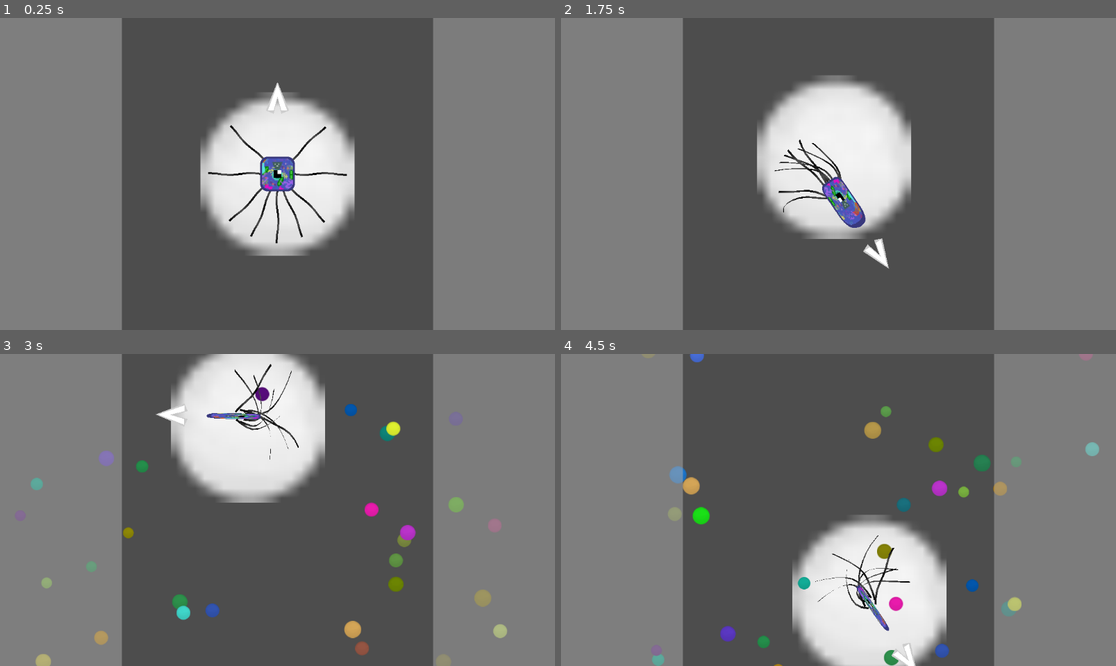
Above: before the commit, frames 1-4 (two rows, left to right).
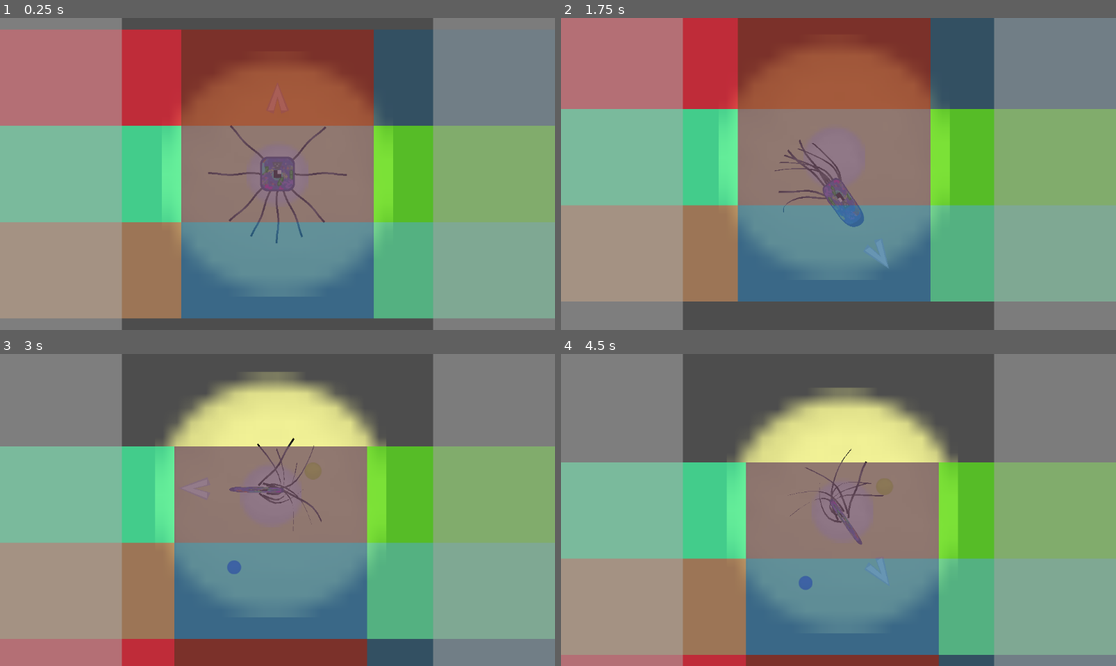
Above: after the commit, the same moments.

Repository: LiamFricker/blob-project
Game: Godot game, scene res://Stages/cell.tscn
The game is run twice, just before and just after one commit, with the same random seed, the same clock (stepped at 60 frames per second) and the same inputs.
Inputs:
- Up to frame 1 (0.25 s): no input
- Up to frame 2 (1.75 s): tap Enter (ui_accept) at 0.5, 0.77, 1.52 s; hold D (Right) 0.53-1.28 s; hold Z (Charge) 0.53-1.28 s; hold Down (Down) from 1.28 s (still down); tap C (Special) at 1.35 s
- Up to frame 3 (3 s): release Down (Down) at 2.03 s; hold D (Right) 2.03-2.78 s; hold Z (Charge) 2.03-2.78 s; hold Up (Up) from 2.78 s (still down); tap C (Special) at 2.85 s
- Up to frame 4 (4.5 s): tap Enter (ui_accept) at 3.02, 3.77 s; release Up (Up) at 3.53 s; hold Z (Charge) 3.53-4.28 s; hold Left (Left) from 3.53 s (still down); tap C (Special) at 4.35 s

The runs differ from the first frame. In frame 1, 85% of the frame differs, in the area x 0-100%, y 3-97%; in frame 2, 84%; in frame 3, 77%; in frame 4, 71%.

Commit message:
Fixed most of border stuff which is cool

Diff:
--- a/Blob/blob_swim.gd
+++ b/Blob/blob_swim.gd
@@ -9,14 +9,14 @@
 	JAVELIN,
 	SHROOM
 }
+var camReference
 
 var tween #basic all purpose tween for stretches
 var tween2 #tween for glimmer
 var tween3 #tween for ripple amp UNUSED USE IT FOR SOMETHING ELSE
-
-const ZONE_WIDTH = [1,1,1,1,1,1,1] #Width of each zone
-const ZONE_HEIGHT = [1,1,1,1,1,1,1] #Width of each zone
-var current_map = 0
+var tween4 #idk
+
+var current_map = -1
 
 #Fat:
 #Pos(-17, -35) Scale(1.063, 1.063)
@@ -146,8 +146,11 @@
 	}
 """
 
+func _ready() -> void:
+	camReference = get_node("Camera2D")
+
 func _physics_process(delta: float) -> void:
-
+	print(camReference.position)
 	_waddleLogic(delta)
 
 	if charge and charge_cool < 0:
@@ -555,6 +558,45 @@
 		3:
 			if pulseTween3:
 				pulseTween3.kill()
-func changePosition(newpos : Vector2) -> void:
-	var modPos = position.posmodv(Vector2(ZONE_WIDTH[current_map], ZONE_HEIGHT[current_map]))
-	position = modPos + newpos
+func changePosition(newpos : Vector2, dims : Vector2) -> void:
+	var modPos = (position - dims/2).posmodv(dims)
+
+	changeCamera()
+
+	position = newpos + (modPos-dims/2)
+
+
+	#call_deferred("changeCamera")
+	#return position
+
+func changeCameraSpeed(toggle : bool, updateTime : float) -> void:
+	if tween4:
+		tween4.kill()
+	tween4 = create_tween()
+
+	if toggle:
+		tween4.tween_property(camReference, "position_smoothing_speed", 50, updateTime)
+	else:
+		tween4.tween_property(camReference, "position_smoothing_speed", 5, updateTime)
+
+#It's probably best to just disable position smoothing here
+#When the player is at  a border, increase the position smoothing speed over time
+#Then make it instananeous
+#Keep it disabled for now and bring it back later
+func changeCamera() -> void:
+	#camReference.force_update_scroll()
+
+	var zoom = 2
+
+	#var camera_offset = camReference.get_screen_center_position()-camReference.get_target_position()
+
+	#print("CAMERA POS: ", camReference.get_screen_center_position(), " ", camReference.get_target_position())
+	#camReference.position = camera_offset/zoom
+	#print("CAMERA OFFSET: ", camera_offset)
+	camReference.position_smoothing_enabled = false
+
+	if tween4:
+		tween4.kill()
+	tween4 = create_tween()
+	tween4.tween_property(camReference, "position_smoothing_enabled", true, 0.01)
+	#tween4.parallel().tween_property(camReference, "position", Vector2(0,0), 2).from(camera_offset/zoom)
--- a/Blob/orb_spawner.gd
+++ b/Blob/orb_spawner.gd
@@ -34,6 +34,8 @@
 var far_orb_positions = PackedVector2Array()
 
 var rng = RandomNumberGenerator.new()
+
+var centOffset = Vector2.ZERO
 
 func _ready() -> void:
 	unused_orb_list = range(orb_max)
@@ -177,7 +179,10 @@
 #If they're near orbs, remove them
 #If far orbs are less than max, fill to max
 func distCheck(newCent : Vector2) -> void:
-	center = newCent
+	#print("Dist Check: ", center)
+	center = newCent - centOffset
+	#print("Center: ", center)
+	return
 	var temp_far_size = far_orb_list.size()
 	for i in range(temp_far_size):
 		if center.distance_squared_to(far_orb_positions[i]) > despawn_dist_squared:
@@ -313,3 +318,7 @@
 		unused_orb_list.append(near_orb_list[0])
 		near_orb_list.remove_at(0)
 		near_orb_positions.remove_at(0)
+
+func changePosition(newpos : Vector2) -> void:
+	position += newpos
+	centOffset += newpos
--- a/Blob/orb_spawner.tscn
+++ b/Blob/orb_spawner.tscn
@@ -11,12 +11,14 @@
 [node name="RespawnTimer" type="Timer" parent="."]
 wait_time = 2.0
 one_shot = true
+autostart = true
 
 [node name="SpawnTimer" type="Timer" parent="."]
 one_shot = true
+autostart = true
 
 [node name="Sprite2D2" type="Sprite2D" parent="."]
-scale = Vector2(10, 10)
+scale = Vector2(4, 4)
 texture = ExtResource("3_bhmt4")
 
 [connection signal="timeout" from="RespawnTimer" to="." method="_on_respawn_timer_timeout"]
--- a/Blob/zone.gd
+++ b/Blob/zone.gd
@@ -23,7 +23,7 @@
 @export var biome: int = 0
 var weights = [0.0, 0.0, 0.0]
 
-var mapPosition : Vector2
+var dimensions : Vector2
 
 #Each Creature needs its own ID and home as well as whether it's a guest or not
 #Each zone needs its own state and how many roaming guests.
@@ -37,13 +37,16 @@
 #consider how many entities may be guests in another zone.
 
 #Create a zone
-func setParams(stgLvl : int, env : int, zone_weights : Array, entitySeed : int, entityMax : int, pos : Vector2) -> void:
+func setParams(stgLvl : int, env : int, zone_weights : Array, entitySeed : int, entityMax : int, pos : Vector2, dim : Vector2) -> void:
 	stageLevel = stgLvl
 	biome = env
 	weights = zone_weights
 	creatureSeed = entitySeed
 	creatureMax = 0#entityMax
-	mapPosition = pos
+	position = pos
+	dimensions = dim
+	$Polygon2D.polygon = PackedVector2Array([-dim/2, Vector2(dim.x/2, -dim.y/2), dim/2, Vector2(-dim.x/2, dim.y/2)])
+	$Polygon2D.color = Color(randf_range(0,1.0),randf_range(0,1.0),randf_range(0,1.0),0.75)
 
 func changePosition(newpos : Vector2) -> void:
 	#MAKE THIS FUNCTION SET A POSITION VARIABLE AND CHANGE IT AT THE END OF THE FRAME
--- a/Blob/zone.tscn
+++ b/Blob/zone.tscn
@@ -4,3 +4,6 @@
 
 [node name="Zone" type="Node2D"]
 script = ExtResource("1_gpdc1")
+
+[node name="Polygon2D" type="Polygon2D" parent="."]
+polygon = PackedVector2Array(-80, -40, 80, -40, 80, 40, -80, 40)
--- a/Stages/cell.gd
+++ b/Stages/cell.gd
@@ -24,7 +24,11 @@
 #Track the type each center is
 var EnvironmentTypes = []
 
-@onready var playerReference = $"Blob-Swim"
+var playerReference# = $"Blob-Swim"
+var orbReference
+var currentZone : Vector2i
+
+var atBorder : bool = false
 
 #Events
 @export var peaceful_event : PackedScene
@@ -45,8 +49,8 @@
 var next_zone_list = [[]]
 
 const MAP_DIMS = [3,6,10,20,10,10,10] #Dimensions of the map
-const ZONE_WIDTH = [1,1,1,1,1,1,1] #Width of each zone
-const ZONE_HEIGHT = [1,1,1,1,1,1,1] #Width of each zone
+const ZONE_WIDTH = [200,1,1,1,1,1,1] #Width of each zone
+const ZONE_HEIGHT = [100,1,1,1,1,1,1] #Width of each zone
 
 #Number of each environment generated in a map. Final map is larger fyi. Maybe penultimate will be too.
 const ENV_MAX = [0,2,3,4,2,2,2]
@@ -68,10 +72,15 @@
 }
 var MapState = UNLOADED
 
+#Change this if speed is high relative to zone size
+@export var mapUpdateTime: float = 2.0
+
 # Called when the node enters the scene tree for the first time.
 func _ready() -> void:
 	#var rng = RandomNumberGenerator.new()
 	playerReference = get_node("Blob-Swim")
+	orbReference = get_node("orb_spawner")
+	currentZone = Vector2i(MAP_DIMS[current_map] / 2, MAP_DIMS[current_map] / 2)
 
 	#The c++ programmer in me hates this but it's simpler than the alternative
 	var alphabet_uppercase = "ABCDEFGHIJKLMNOPQRSTUVWXYZ"
@@ -112,11 +121,13 @@
 		print(totalString)
 	var zoneString = "Zone Info: \n["
 	#print out the zone array
+	"""
 	for i in range(MAP_DIMS[current_map]):
 		zoneString += "\n["
 		for j in range(MAP_DIMS[current_map]):
 			zoneString += zone_list[i][j] + ", "
 	print(zoneString)
+	"""
 	#print out the event array
 	for i in event_positions:
 		print("Event: ", i)
@@ -132,7 +143,8 @@
 #Enter a zone position in [i][j] -> Vec2(j,i) form
 #Returns the actual zone position in Vec2(x,y) form
 func _calculateZonePosition(i : int, j : int) -> Vector2:
-	return Vector2(i * ZONE_WIDTH[current_map], j * ZONE_HEIGHT[current_map])
+	var tempDim = MAP_DIMS[current_map] / 2
+	return Vector2((i - tempDim)  * ZONE_WIDTH[current_map], (j - tempDim) * ZONE_HEIGHT[current_map])
 
 #Load in all the zones initally
 #Pass in an argument if the player starts somewhere that isn't spawn (for example, loading in from a save)
@@ -162,7 +174,7 @@
 
 #The positions given are to be reduced by zone, but remember that position(x,y) is different than zone[i][j]
 #position (x,y) = zone[y][x]. You can create a function in cell that converts player pos to zone pos.
-func _loadZones(playerStartPos : Vector2, playerEndPos : Vector2) -> void:
+func _loadZones(playerStartPos : Vector2i, playerEndPos : Vector2i) -> void:
 	#On 3x3 map, don't load at all. Only handle the border translation logic.
 	#On 6x6 map, do not handle the queue free all creatures logic.
 	#On anything larger, do all logic.
@@ -174,7 +186,7 @@
 
 	var temptemp = _handleBorderLogic(playerStartPos, playerEndPos)#playerStartPos.distance_squared_to(playerEndPos)
 	var tempdist = temptemp.x
-	var direction = temptemp.yz
+	var direction = Vector2(temptemp.y, temptemp.z)
 	var tempDim = MAP_DIMS[current_map]
 
 	if tempdist <= 2:
@@ -299,6 +311,8 @@
 
 #playerEndPos HAS to be (% tempdim). If not, do it yourself.
 func _handleBorderLogic(playerStartPos : Vector2, playerEndPos : Vector2) -> Vector3:
+	print("border logic check: ", playerStartPos, " ", playerEndPos)
+
 	#Couple things to consider:
 	#You need to handle the border translation logic for start pos as well
 
@@ -308,6 +322,9 @@
 	#Ruminate on this and come back to it later.
 
 	var tempDim = MAP_DIMS[current_map]
+	playerStartPos = playerStartPos.posmod(tempDim)
+	var tempPEP = playerEndPos
+	playerEndPos = playerEndPos.posmod(tempDim)
 
 	#Check if playerEndPos is in the position being moved over, if so move the player as well.
 
@@ -592,6 +609,9 @@
 		#Diagonal cannot trigger here
 		pass
 	"""
+
+	var at_border = false
+
 	#Remove all the start borders.
 	#Make sure to make the change position function change it deferred.
 	#Left Border
@@ -599,101 +619,119 @@
 		#Top Diagonal
 		if playerStartPos.y == 0:
 			for i in range(playerStartPos.y - 1, playerStartPos.y+2):
-				zone_list[i % tempDim][tempDim - 1].changePosition(_calculateZonePosition(tempDim - 1, i % tempDim))
+				zone_list[tempDim - 1][i % tempDim].changePosition(_calculateZonePosition(tempDim - 1, (i+tempDim) % tempDim))
 			for i in range(playerStartPos.x, playerStartPos.x+2):
-				zone_list[tempDim - 1][i % tempDim].changePosition(_calculateZonePosition(i % tempDim, tempDim - 1))
+				zone_list[i % tempDim][tempDim - 1].changePosition(_calculateZonePosition(i % tempDim, tempDim - 1))
 		#Bottom Diagonal
 		elif playerStartPos.y == tempDim - 1:
 			for i in range(playerStartPos.y - 1, playerStartPos.y+2):
-				zone_list[i % tempDim][tempDim - 1].changePosition(_calculateZonePosition(tempDim - 1, i % tempDim))
+				zone_list[tempDim - 1][i % tempDim].changePosition(_calculateZonePosition(tempDim - 1, i % tempDim))
 			for i in range(playerStartPos.x, playerStartPos.x+2):
-				zone_list[0][i % tempDim].changePosition(_calculateZonePosition(i % tempDim, 0))
+				zone_list[i % tempDim][0].changePosition(_calculateZonePosition(i % tempDim, 0))
 		#Normal
 		else:
 			for i in range(playerStartPos.y - 1, playerStartPos.y+2):
-				zone_list[i % tempDim][tempDim - 1].changePosition(_calculateZonePosition(tempDim - 1, i % tempDim))
+				zone_list[tempDim - 1][i % tempDim].changePosition(_calculateZonePosition(tempDim - 1, i % tempDim))
 	#Right Border
 	elif playerStartPos.x == tempDim - 1:
 		#Top Diagonal
 		if playerStartPos.y == 0:
 			for i in range(playerStartPos.y - 1, playerStartPos.y+2):
-				zone_list[i % tempDim][0].changePosition(_calculateZonePosition(0, i % tempDim))
-			for i in range(playerStartPos.x, playerStartPos.x+2):
-				zone_list[tempDim - 1][i % tempDim].changePosition(_calculateZonePosition(i % tempDim, tempDim - 1))
+				zone_list[0][i % tempDim].changePosition(_calculateZonePosition(0, (i+tempDim) % tempDim))
+			for i in range(playerStartPos.x-1, playerStartPos.x+1):
+				zone_list[i % tempDim][tempDim - 1].changePosition(_calculateZonePosition(i % tempDim, tempDim - 1))
 		#Bottom Diagonal
 		elif playerStartPos.y == tempDim - 1:
 			for i in range(playerStartPos.y - 1, playerStartPos.y+2):
-				zone_list[i % tempDim][0].changePosition(_calculateZonePosition(0, i % tempDim))
-			for i in range(playerStartPos.x, playerStartPos.x+2):
-				zone_list[0][i % tempDim].changePosition(_calculateZonePosition(i % tempDim, 0))
+				zone_list[0][i % tempDim].changePosition(_calculateZonePosition(0, i % tempDim))
+			for i in range(playerStartPos.x-1, playerStartPos.x+1):
+				zone_list[i % tempDim][0].changePosition(_calculateZonePosition(i % tempDim, 0))
 		#Normal
 		else:
 			for i in range(playerStartPos.y - 1, playerStartPos.y+2):
-				zone_list[i % tempDim][0].changePosition(_calculateZonePosition(0, i % tempDim))
+				zone_list[0][i % tempDim].changePosition(_calculateZonePosition(0, i % tempDim))
 	#Top Border
 	elif playerStartPos.y == 0:
 		#Diagonal cannot trigger here
 		for i in range(playerStartPos.x - 1, playerStartPos.x+2):
-			zone_list[tempDim - 1][i % tempDim].changePosition(_calculateZonePosition(i % tempDim, tempDim - 1))
+			zone_list[i % tempDim][tempDim - 1].changePosition(_calculateZonePosition(i % tempDim, tempDim - 1))
 	#Bottom Border
 	elif playerStartPos.y == tempDim - 1:
 		#Diagonal cannot trigger here
 		for i in range(playerStartPos.x - 1, playerStartPos.x+2):
-			zone_list[0][i % tempDim].changePosition(_calculateZonePosition(i % tempDim, 0))
+			zone_list[i % tempDim][0].changePosition(_calculateZonePosition(i % tempDim, 0))
 
 	#Yes this'll cause bugs if you can move multiple zones but WHO CARES.
 	#ACTUALLY IT WONT EVEN CAUSE BUGS DUMBASS
 	#might as well check if they are in that zone though somehow.
+	print(playerStartPos, " ", playerEndPos)
 	if playerStartPos.distance_squared_to(playerEndPos) > 2:
-		playerReference.changePosition(_calculateZonePosition(0, tempDim - 1))
+		print("this trigger")
+		playerReference.changePosition(_calculateZonePosition(playerEndPos.x, playerEndPos.y), Vector2(ZONE_WIDTH[current_map], ZONE_HEIGHT[current_map]))
+		orbReference.changePosition(Vector2(ZONE_WIDTH[current_map], ZONE_HEIGHT[current_map])* (playerEndPos-tempPEP))
+		set_deferred("currentZone", playerEndPos)
+
+
 
 	#Handle the border translation logic. Perhaps make its own function for it if you want.
 	#Left Border
 	if playerEndPos.x == 0:
+		at_border = true
 		#Top Diagonal
 		if playerEndPos.y == 0:
 			for i in range(playerEndPos.y - 1, playerEndPos.y+2):
-				zone_list[i % tempDim][tempDim - 1].changePosition(_calculateZonePosition(-1, i % tempDim))
+				zone_list[tempDim - 1][i % tempDim].changePosition(_calculateZonePosition(-1, i))# % tempDim
 			for i in range(playerEndPos.x, playerEndPos.x+2):
-				zone_list[tempDim - 1][i % tempDim].changePosition(_calculateZonePosition(i % tempDim, -1))
+				zone_list[i % tempDim][tempDim - 1].changePosition(_calculateZonePosition(i % tempDim, -1))
 		#Bottom Diagonal
 		elif playerEndPos.y == tempDim - 1:
 			for i in range(playerEndPos.y - 1, playerEndPos.y+2):
-				zone_list[i % tempDim][tempDim - 1].changePosition(_calculateZonePosition(-1, i % tempDim))
+				zone_list[tempDim - 1][i % tempDim].changePosition(_calculateZonePosition(-1, i)) #% tempDim
 			for i in range(playerEndPos.x, playerEndPos.x+2):
-				zone_list[0][i % tempDim].changePosition(_calculateZonePosition(i % tempDim, tempDim))
+				zone_list[i % tempDim][0].changePosition(_calculateZonePosition(i % tempDim, tempDim))
 		#Normal
 		else:
 			for i in range(playerEndPos.y - 1, playerEndPos.y+2):
-				zone_list[i % tempDim][tempDim - 1].changePosition(_calculateZonePosition(-1, i % tempDim))
+				zone_list[tempDim - 1][i % tempDim].changePosition(_calculateZonePosition(-1, i))# % tempDim
 	#Right Border
 	elif playerEndPos.x == tempDim - 1:
+		at_border = true
 		#Top Diagonal
 		if playerEndPos.y == 0:
 			for i in range(playerEndPos.y - 1, playerEndPos.y+2):
-				zone_list[i % tempDim][0].changePosition(_calculateZonePosition(tempDim, i % tempDim))
-			for i in range(playerEndPos.x, playerEndPos.x+2):
-				zone_list[tempDim - 1][i % tempDim].changePosition(_calculateZonePosition(i % tempDim, -1))
+				zone_list[0][i % tempDim].changePosition(_calculateZonePosition(tempDim, i))
+			for i in range(playerEndPos.x-1, playerEndPos.x+1):
+				zone_list[i % tempDim][tempDim - 1].changePosition(_calculateZonePosition(i, -1))
 		#Bottom Diagonal
 		elif playerEndPos.y == tempDim - 1:
 			for i in range(playerEndPos.y - 1, playerEndPos.y+2):
-				zone_list[i % tempDim][0].changePosition(_calculateZonePosition(tempDim, i % tempDim))
-			for i in range(playerEndPos.x, playerEndPos.x+2):
-				zone_list[0][i % tempDim].changePosition(_calculateZonePosition(i % tempDim, tempDim))
+				zone_list[0][i % tempDim].changePosition(_calculateZonePosition(tempDim, i))
+			for i in range(playerEndPos.x-1, playerEndPos.x+1):
+				zone_list[i % tempDim][0].changePosition(_calculateZonePosition(i, tempDim))
 		#Normal
 		else:
 			for i in range(playerEndPos.y - 1, playerEndPos.y+2):
-				zone_list[i % tempDim][0].changePosition(_calculateZonePosition(tempDim, i % tempDim))
+				zone_list[0][i % tempDim].changePosition(_calculateZonePosition(tempDim, i))
 	#Top Border
 	elif playerEndPos.y == 0:
+		at_border = true
 		#Diagonal cannot trigger here
 		for i in range(playerEndPos.x - 1, playerEndPos.x+2):
-			zone_list[tempDim - 1][i % tempDim].changePosition(_calculateZonePosition(i % tempDim, -1))
+			zone_list[i % tempDim][tempDim - 1].changePosition(_calculateZonePosition(i % tempDim, -1))
 	#Bottom Border
 	elif playerEndPos.y == tempDim - 1:
+		at_border = true
 		#Diagonal cannot trigger here
 		for i in range(playerEndPos.x - 1, playerEndPos.x+2):
-			zone_list[0][i % tempDim].changePosition(_calculateZonePosition(i % tempDim, tempDim))
+			zone_list[i % tempDim][0].changePosition(_calculateZonePosition(i % tempDim, tempDim))
+
+	if at_border and not atBorder:
+		atBorder = true
+		#change this to 3 if it goes up too fast
+		playerReference.changeCameraSpeed(true, 2 * mapUpdateTime)
+	else:
+		atBorder = false
+		playerReference.changeCameraSpeed(false, mapUpdateTime)
 
 	var sources
 	if playerStartPos.x <= tempDim/2:
@@ -748,17 +786,19 @@
 			zone_list[i] = [0]
 			zone_list[i].resize(tempDim)
 			for j in range(tempDim):
-				"""
+				#"""
 				var temp = zone.instantiate()
 				temp.setParams(current_map, environments[i][j], [pool_map[i][j], plant_map[i][j], hazard_map[i][j]], map_seed
 				 + hash(str(current_map) + str(i) + str(j)),
 				+ ceil(randf_range(0.5, 1.5) * ENTITY_MAX[current_map] * ENTITY_MODIFIERS[environments[i][j]]),
-				Vector2(ZONE_WIDTH[current_map]*i, ZONE_HEIGHT[current_map]*j))
-				"""
-
-				var temp = ""#str(current_map) + str(environments[i][j]) + str([pool_map[i][j], plant_map[i][j], hazard_map[i][j]])
-				temp += str(map_seed + hash(str(current_map) + str(i) + str(j))) + " "
-				temp += str(ceil(randf_range(0.5, 1.5) * ENTITY_MAX[current_map] * ENTITY_MODIFIERS[environments[i][j]]))
+				_calculateZonePosition(i, j),
+				Vector2(ZONE_WIDTH[current_map], ZONE_HEIGHT[current_map]))
+				add_child(temp)
+				#"""
+
+				#var temp = ""#str(current_map) + str(environments[i][j]) + str([pool_map[i][j], plant_map[i][j], hazard_map[i][j]])
+				#temp += str(map_seed + hash(str(current_map) + str(i) + str(j))) + " "
+				#temp += str(ceil(randf_range(0.5, 1.5) * ENTITY_MAX[current_map] * ENTITY_MODIFIERS[environments[i][j]]))
 				#temp += str(Vector2(ZONE_WIDTH[current_map]*i, ZONE_HEIGHT[current_map]*j))
 
 				zone_list[i][j] = temp
@@ -770,25 +810,27 @@
 			zone_list[i] = [0]
 			zone_list[i].resize(tempDim)
 			for j in range(tempDim):
-				"""
+				#"""
 				var temp = zone.instantiate()
-				temp.setParams(current_map, 0, [0, 0, 0], map_seed
-				 + hash(str(current_map) + str(i) + str(j)),
+				temp.setParams(current_map, 0, [0, 0, 0], 0,
 				+ ceil(randf_range(0.5, 1.5) * ENTITY_MAX[current_map] * ENTITY_MODIFIERS[0]),
-				_calculateZonePosition(i, j))
-				add_child(zone)
-				"""
-
-
-				var temp = ""#str(current_map) + str(environments[i][j]) + str([pool_map[i][j], plant_map[i][j], hazard_map[i][j]])
-				temp += str(map_seed + hash(str(current_map) + str(i) + str(j))) + " "
-				temp += str(ceil(randf_range(0.5, 1.5) * ENTITY_MAX[current_map] * ENTITY_MODIFIERS[0]))
+				_calculateZonePosition(i, j),
+				Vector2(ZONE_WIDTH[current_map], ZONE_HEIGHT[current_map]))
+
+				add_child(temp)
+				#"""
+
+
+				#var temp = ""#str(current_map) + str(environments[i][j]) + str([pool_map[i][j], plant_map[i][j], hazard_map[i][j]])
+				#temp += str(map_seed + hash(str(current_map) + str(i) + str(j))) + " "
+				#temp += str(ceil(randf_range(0.5, 1.5) * ENTITY_MAX[current_map] * ENTITY_MODIFIERS[0]))
 				#temp += _calculateZonePosition(i, j)#str(Vector2(ZONE_WIDTH[current_map]*i, ZONE_HEIGHT[current_map]*j))
 
 				zone_list[i][j] = temp
 
 	#Generate Events
-	generateEvents()
+	if current_map != 0:
+		generateEvents()
 
 func generateEnvironments() -> void:
 	var tempDims = MAP_DIMS[current_map]
@@ -1203,4 +1245,48 @@
 
 #Need to call this a bit earlier I think but it's good now
 func _on_orb_timer_timeout() -> void:
-	$orb_spawner.distCheck($"Blob-Swim".position)
+	orbReference.distCheck($"Blob-Swim".position)
+
+
+func _on_update_zone_timer_timeout():
+	var playerPos = playerReference.position
+	var currentZonePosition = _calculateZonePosition(currentZone.x, currentZone.y)
+	var zoneBarrierX = ZONE_WIDTH[current_map]/2
+	var zoneBarrierY = ZONE_HEIGHT[current_map]/2
+
+	var updatezoneref = $UpdateZoneTimer
+	print("update zone check: ", currentZone)
+	#This logic only handles one zone at a time btw.
+	if playerPos.x > currentZonePosition.x + zoneBarrierX:
+		if playerPos.y > currentZonePosition.y + zoneBarrierY:
+			_loadZones(currentZone, currentZone + Vector2i(1,1))
+			currentZone.y = (currentZone.y + 1) % MAP_DIMS[current_map]
+		elif playerPos.y < currentZonePosition.y - zoneBarrierY:
+			_loadZones(currentZone, currentZone + Vector2i(1,-1))
+			currentZone.y = (currentZone.y - 1) % MAP_DIMS[current_map]
+		else:
+			_loadZones(currentZone, currentZone + Vector2i(1,0))
+		currentZone.x = (currentZone.x + 1) % MAP_DIMS[current_map]
+		updatezoneref.wait_time = 2 * mapUpdateTime
+	elif playerPos.x < currentZonePosition.x - zoneBarrierX:
+		if playerPos.y > currentZonePosition.y + zoneBarrierY:
+			_loadZones(currentZone, currentZone + Vector2i(-1,1))
+			currentZone.y = (currentZone.y + 1) % MAP_DIMS[current_map]
+		elif playerPos.y < currentZonePosition.y - zoneBarrierY:
+			_loadZones(currentZone, currentZone + Vector2i(-1,-1))
+			currentZone.y = (currentZone.y - 1) % MAP_DIMS[current_map]
+		else:
+			_loadZones(currentZone, currentZone + Vector2i(-1,0))
+		currentZone.x = (currentZone.x - 1) % MAP_DIMS[current_map]
+		updatezoneref.wait_time = 2 * mapUpdateTime
+	elif playerPos.y > currentZonePosition.y + zoneBarrierY:
+		_loadZones(currentZone, currentZone + Vector2i(0,1))
+		currentZone.y = (currentZone.y + 1) % MAP_DIMS[current_map]
+		updatezoneref.wait_time = 2 * mapUpdateTime
+	elif playerPos.y < currentZonePosition.y - zoneBarrierY:
+		_loadZones(currentZone, currentZone - Vector2i(0,1))
+		currentZone.y = (currentZone.y - 1) % MAP_DIMS[current_map]
+		updatezoneref.wait_time = 2 * mapUpdateTime
+	else:
+		updatezoneref.wait_time = mapUpdateTime
+	updatezoneref.start()
--- a/Stages/cell.tscn
+++ b/Stages/cell.tscn
@@ -1,10 +1,11 @@
-[gd_scene load_steps=8 format=3 uid="uid://40hcl2pacvut"]
+[gd_scene load_steps=9 format=3 uid="uid://40hcl2pacvut"]
 
 [ext_resource type="PackedScene" uid="uid://blvad8r1y76gf" path="res://Blob/blob_swim.tscn" id="1_mjuci"]
 [ext_resource type="Script" uid="uid://sgaihncgtns3" path="res://Stages/cell.gd" id="1_udkfl"]
 [ext_resource type="PackedScene" uid="uid://qora73oubnt4" path="res://HUD/hud_swim.tscn" id="2_8dafd"]
 [ext_resource type="PackedScene" uid="uid://wwkw2bs0bxxt" path="res://Blob/swim_entity_spawner.tscn" id="2_g4k64"]
 [ext_resource type="PackedScene" uid="uid://wsjcdvgoy5e2" path="res://Blob/zone.tscn" id="2_we7fo"]
+[ext_resource type="Texture2D" uid="uid://b6w38vk3c7fqh" path="res://Art/Cell/Orb_Small.png" id="3_wq666"]
 [ext_resource type="PackedScene" uid="uid://iye6rfpbns41" path="res://Blob/orb_spawner.tscn" id="6_e6ll5"]
 
 [sub_resource type="CircleShape2D" id="CircleShape2D_mjuci"]
@@ -13,6 +14,11 @@
 [node name="Cell" type="Node2D"]
 script = ExtResource("1_udkfl")
 zone = ExtResource("2_we7fo")
+
+[node name="Sprite2D2" type="Sprite2D" parent="."]
+modulate = Color(1, 1, 0.619608, 1)
+scale = Vector2(15, 15)
+texture = ExtResource("3_wq666")
 
 [node name="orb_spawner" parent="." instance=ExtResource("6_e6ll5")]
 
@@ -32,4 +38,10 @@
 wait_time = 2.0
 autostart = true
 
+[node name="UpdateZoneTimer" type="Timer" parent="."]
+wait_time = 2.0
+one_shot = true
+autostart = true
+
 [connection signal="timeout" from="OrbTimer" to="." method="_on_orb_timer_timeout"]
+[connection signal="timeout" from="UpdateZoneTimer" to="." method="_on_update_zone_timer_timeout"]
